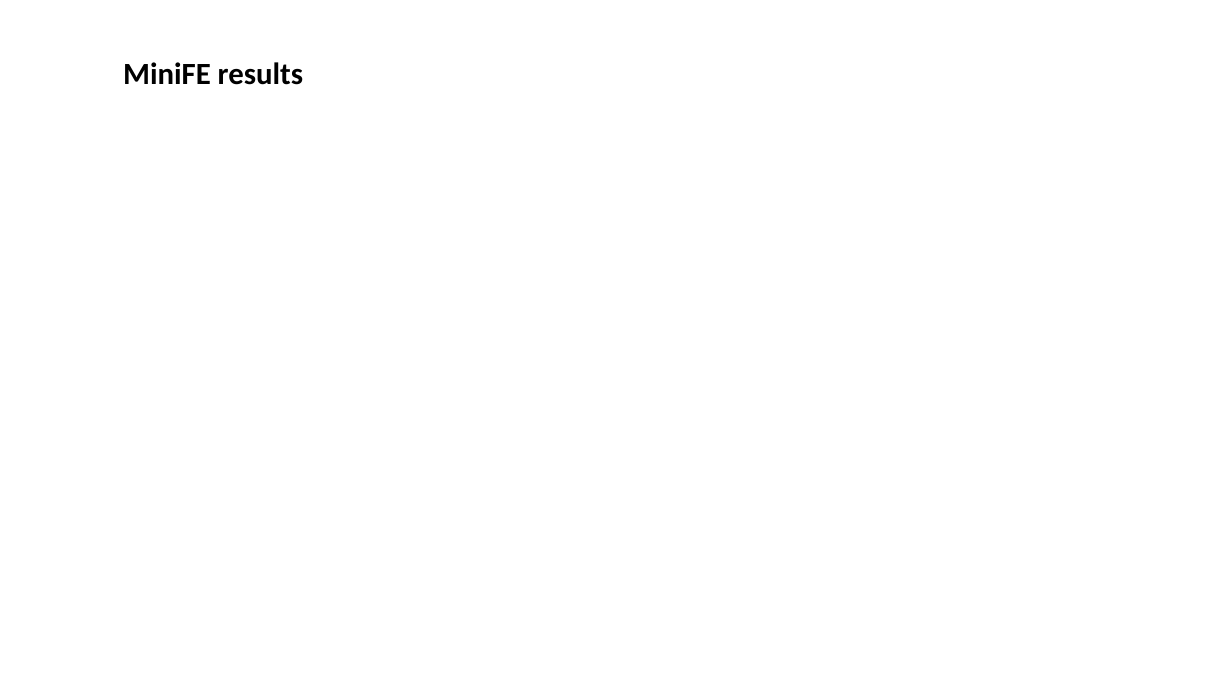
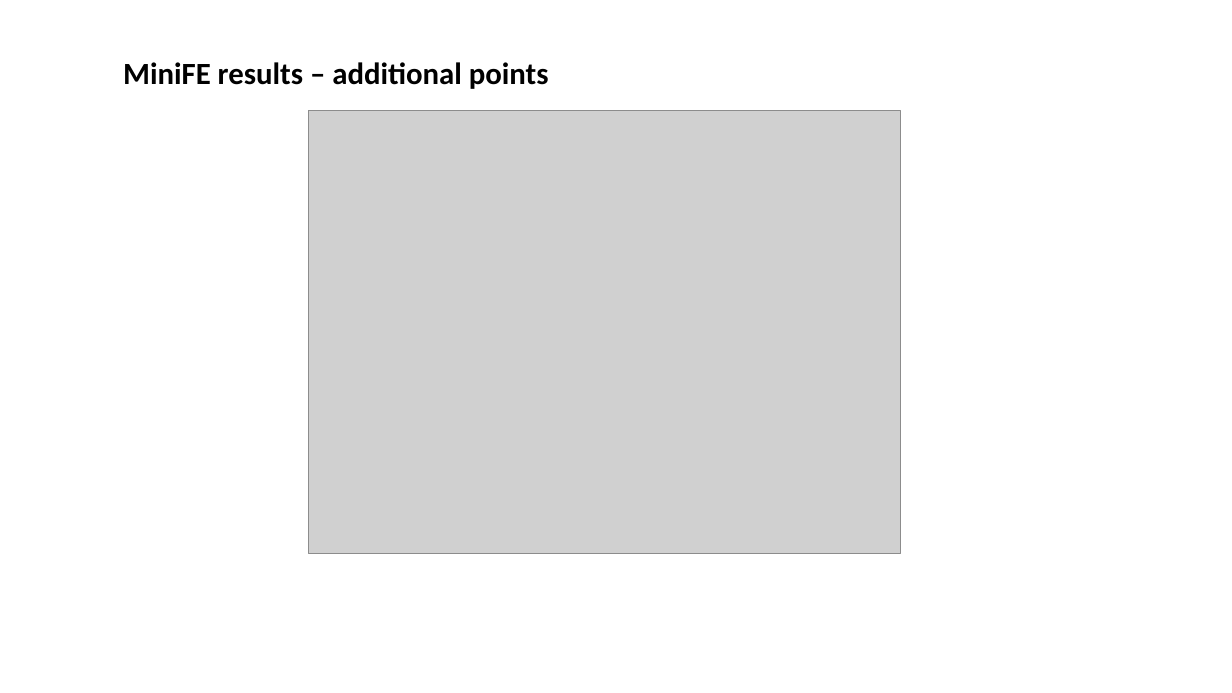
Before and after one commit to extra-p/extrap-gpr, a slide deck: slide 14 of Results.pptx (slide 13 before the commit). Drawn at 1232x693 pixels with LibreOffice and Linux fonts; fonts in the diff are those of the drawing; grey boxes stand for pictures. Boxes give left, top, right and bottom in pixels: in the first picture for what was removed or moved away, otherwise in the second. Text is boxed around its words. In the diff, an @@ line names an element or a change of style, - is before the commit and + after.

```diff
--- a/Results.pptx
+++ b/Results.pptx
@@ text at <box>123,62,549,89</box>: text changed @@
-MiniFE results
+MiniFE results – additional points
@@ picture added at <box>309,110,900,554</box> @@
```
Also in this commit, not shown: 4 other slides changed, 4 slides added, 3 slides removed.
